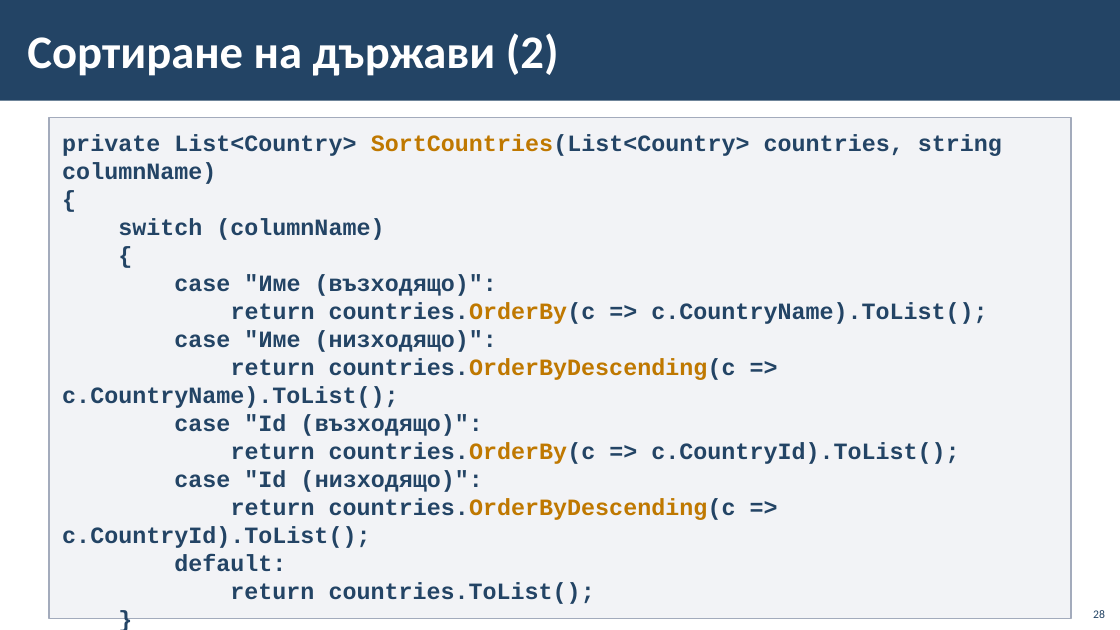
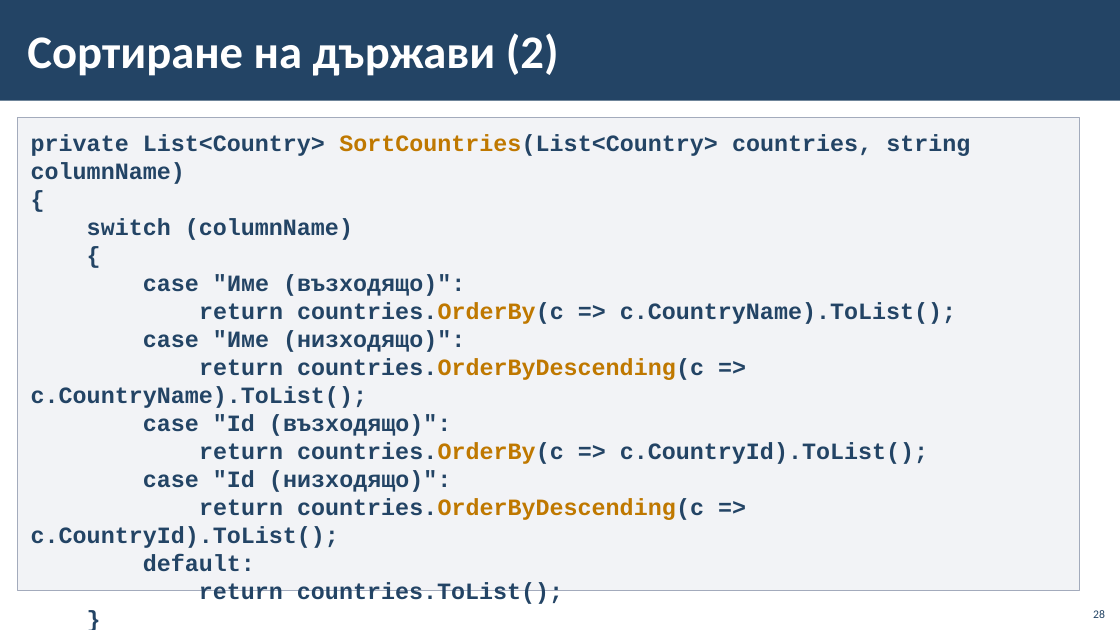
Before and after one commit to BG-IT-Edu/School-Programming, a slide deck: slide 28 of Courses/Software-Sciences/Module-4-Information-Systems-New/08-Navigation-between-Tables/08-Navigation-between-Tables.pptx. Drawn at 1120x630 pixels with LibreOffice and Linux fonts; fonts in the diff are those of the drawing; background and template pictures are left out. Boxes give left, top, right and bottom in pixels: in the first picture for what was removed or moved away, otherwise in the second. Text is boxed around its words. In the diff, an @@ line names an element or a change of style, - is before the commit and + after.

```diff
--- a/Courses/Software-Sciences/Module-4-Information-Systems-New/08-Navigation-between-Tables/08-Navigation-between-Tables.pptx
+++ b/Courses/Software-Sciences/Module-4-Information-Systems-New/08-Navigation-between-Tables/08-Navigation-between-Tables.pptx
@@ rectangle "private List<Country> SortCountries(List<Country> countries, ...": place and size @@
-rectangle "private List<Country> SortCountries(List<Country> countries, ..." at bbox=[49, 118, 1071, 618]
+rectangle "private List<Country> SortCountries(List<Country> countries, ..." at bbox=[18, 118, 1081, 590]
```
Also in this commit, not shown: 3 other slides changed, 1 slide added.
